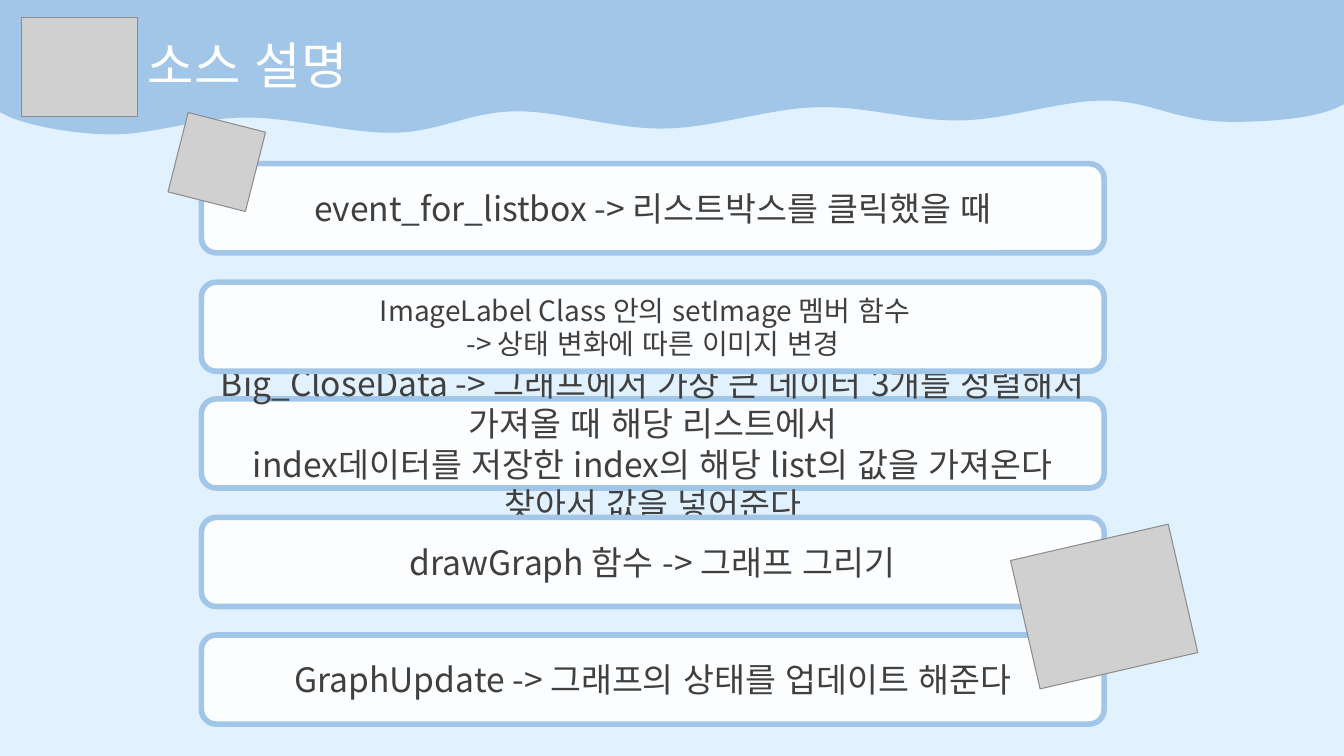
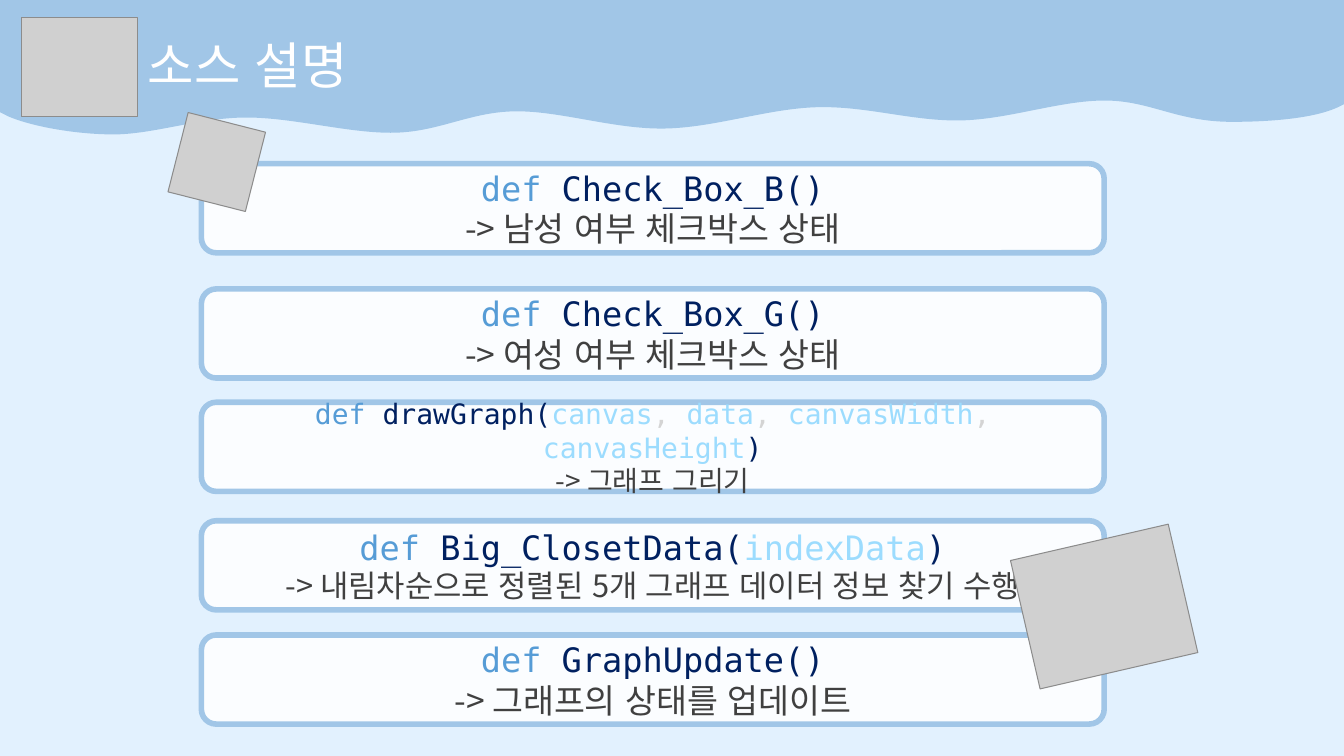
Before and after one commit to HongMyengJin/scriptlang, a slide deck: slide 13 of TermProject/Term최종발표.pptx (slide 8 before the commit). Drawn at 1344x756 pixels with LibreOffice and Linux fonts; fonts in the diff are those of the drawing; grey boxes stand for pictures. Boxes give left, top, right and bottom in pixels: in the first picture for what was removed or moved away, otherwise in the second. Text is boxed around its words. In the diff, an @@ line names an element or a change of style, - is before the commit and + after.

```diff
--- a/TermProject/Term최종발표.pptx
+++ b/TermProject/Term최종발표.pptx
@@ text in rounded rectangle at bbox=[481, 175, 841, 251]: text changed; font Noto Sans CJK KR to DejaVu Sans Mono; text colour #404040 to #002060 @@
-event_for_listbox -> 리스트박스를 클릭했을 때
+def Check_Box_B()
+-> 남성 여부 체크박스 상태
@@ rounded rectangle removed at bbox=[202, 282, 1105, 371] @@
-ImageLabel Class 안의 setImage 멤버 함수
--> 상태 변화에 따른 이미지 변경
@@ rounded rectangle added at bbox=[202, 289, 1105, 378], fill #FBFDFF, outline #A1C6E7 4 pt, 24 pt, text #002060 @@
+def Check_Box_G()
+-> 여성 여부 체크박스 상태
@@ rounded rectangle "def drawGraph(canvas, data, canvasWidth, canvasHeight)": place and size @@
-rounded rectangle "def drawGraph(canvas, data, canvasWidth, canvasHeight)" at bbox=[202, 517, 1105, 606]
+rounded rectangle "def drawGraph(canvas, data, canvasWidth, canvasHeight)" at bbox=[202, 402, 1105, 491]
@@ rounded rectangle removed at bbox=[202, 399, 1105, 488] @@
-Big_CloseData -> 그래프에서 가장 큰 데이터 3개를 정렬해서 가져올 때 해당 리스트에서
-index데이터를 저장한 index의 해당 list의 값을 가져온다 찾아서 값을 넣어준다
@@ text in rounded rectangle at bbox=[315, 401, 991, 494]: text changed; size 24 to 20 pt; font Noto Sans CJK KR to DejaVu Sans Mono; text colour #404040 to #9CDCFE @@
-drawGraph 함수 -> 그래프 그리기
+def drawGraph(canvas, data, canvasWidth, canvasHeight)
+-> 그래프 그리기
@@ rounded rectangle added at bbox=[202, 521, 1105, 610], fill #FBFDFF, outline #A1C6E7 4 pt, 24 pt, text #404040 @@
+def Big_ClosetData(indexData)
+-> 내림차순으로 정렬된 5개 그래프 데이터 정보 찾기 수행
@@ text in rounded rectangle at bbox=[481, 646, 852, 722]: text changed; font Noto Sans CJK KR to DejaVu Sans Mono; text colour #404040 to #002060 @@
-GraphUpdate -> 그래프의 상태를 업데이트 해준다
+def GraphUpdate()
+-> 그래프의 상태를 업데이트
```
Also in this commit, not shown: 4 other slides changed, 7 slides added, 1 slide removed, 52 other files.
